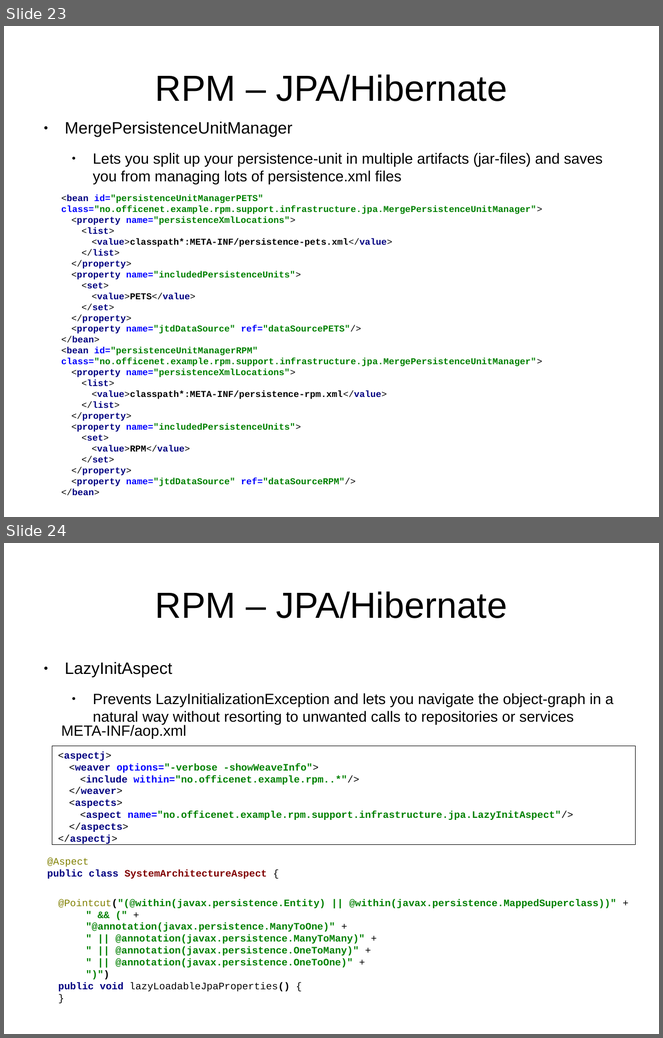
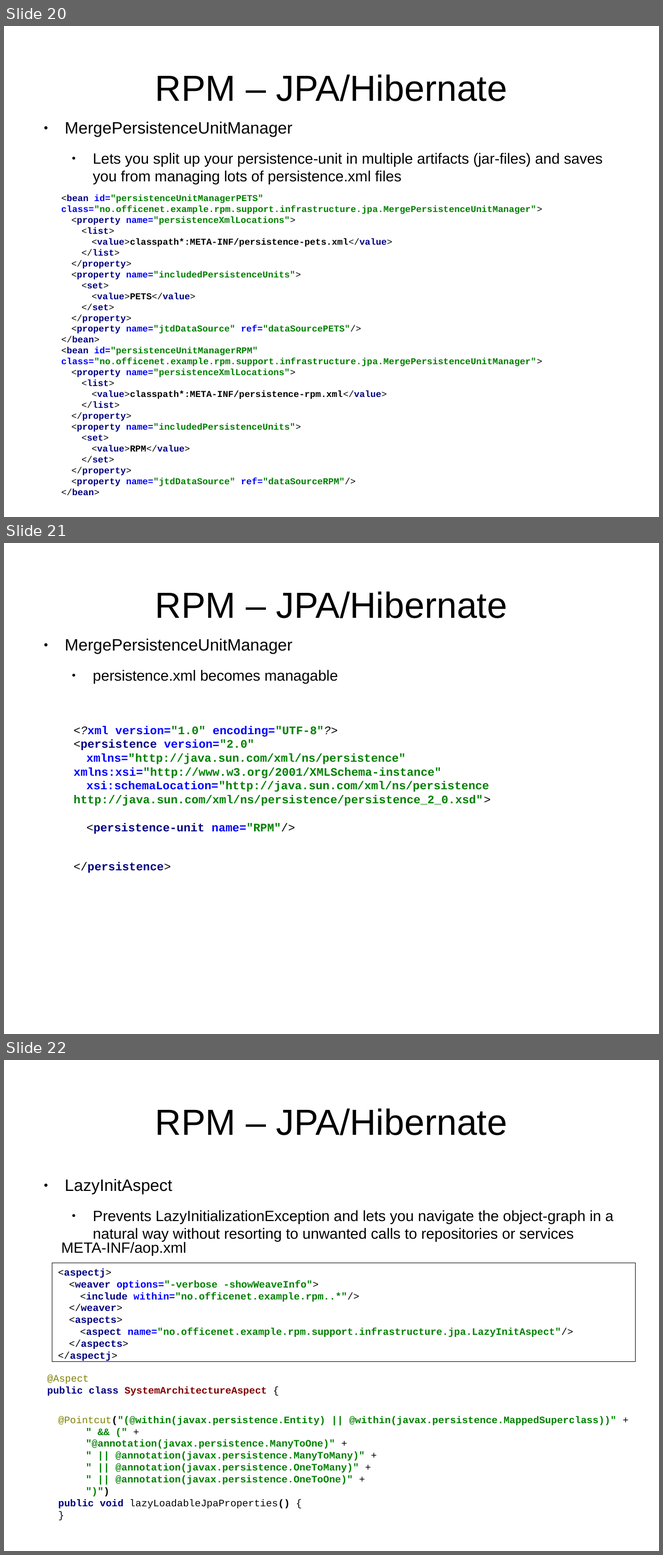
Before and after one commit to andreak/slol-2011, a slide deck: Scala-LiftOff-2011-lift-from-jee-perspective.odp. Shown one above the other, each under a label of ours: slides 23 and 24 before the commit, slides 20, 21 and 22 after it. The pictures are 663x1038 and 663x1555 pixels, drawn with LibreOffice and Linux fonts; fonts in the diff are those of the drawing. Boxes give left, top, right and bottom in pixels: in the first picture for what was removed or moved away, otherwise in the second. Text is boxed around its words. In the diff, an @@ line names an element or a change of style, - is before the commit and + after.

```diff
--- a/Scala-LiftOff-2011-lift-from-jee-perspective.odp
+++ b/Scala-LiftOff-2011-lift-from-jee-perspective.odp
@@ slide 21 added at [4, 543, 659, 1034], background #FFFFFF @@
@@ title added at [155, 591, 507, 618], 44 pt, text #000000 @@
+RPM – JPA/Hibernate
@@ text added at [65, 639, 338, 683], 18 pt, text #000000 @@
+● MergePersistenceUnitManager
+  ● persistence.xml becomes managable
@@ text added at [74, 726, 491, 873], 14 pt, text #008000, bold @@
+<?xml version="1.0" encoding="UTF-8"?>
+<persistence version="2.0"
+xmlns="http://java.sun.com/xml/ns/persistence" xmlns:xsi="http://www.w3.org/2001/XMLSchema-instance"
+xsi:schemaLocation="http://java.sun.com/xml/ns/persistence http://java.sun.com/xml/ns/persistence/persistence_2_0.xsd">
+<persistence-unit name="RPM"/>
+</persistence>
@@ what was slide 23 is now slide 20 @@
@@ what was slide 24 is now slide 22 @@
```
Also in this commit, not shown: 4 slides changed, 4 other slides added.
